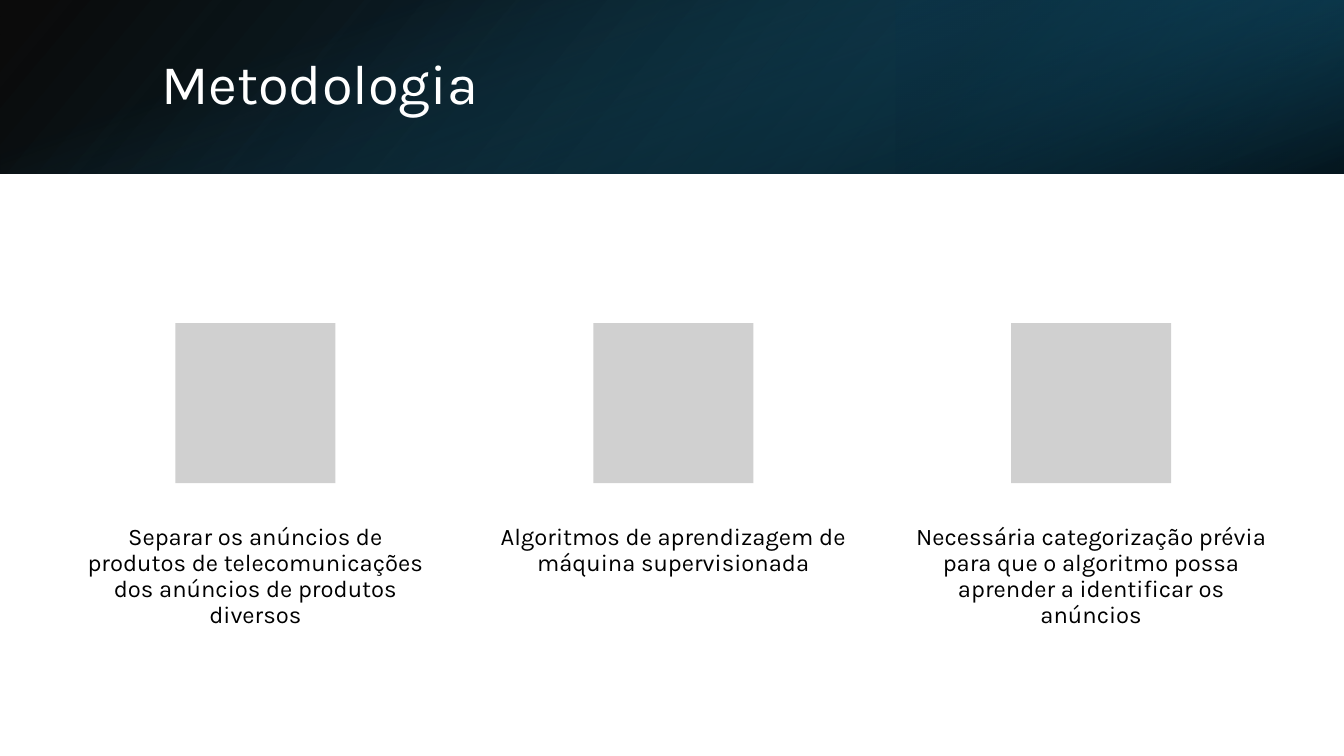
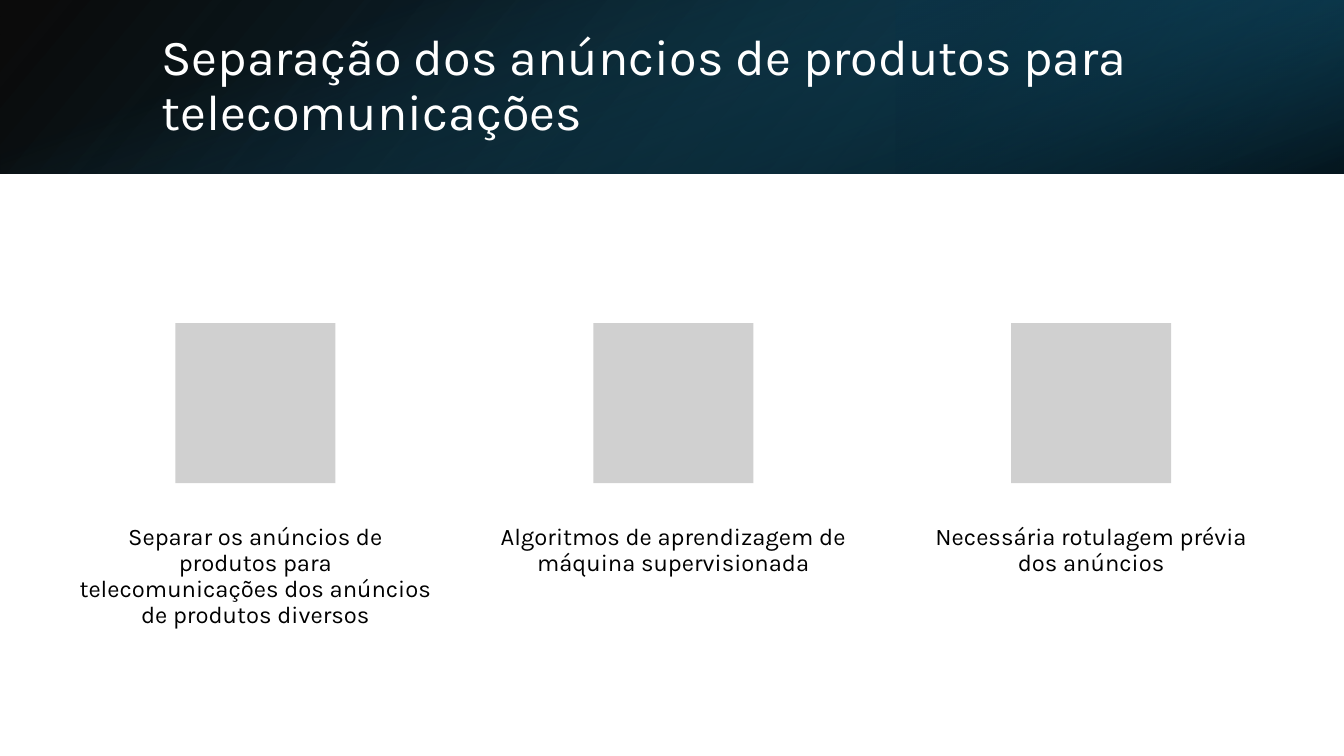
Before and after one commit to InovaFiscaliza/dados-pacp, a slide deck: slide 4 of sch/docs/Rotulagem de Anúncios.pptx. Drawn at 1344x756 pixels with LibreOffice and Linux fonts; fonts in the diff are those of the drawing; grey boxes stand for pictures. Boxes give left, top, right and bottom in pixels: in the first picture for what was removed or moved away, otherwise in the second. Text is boxed around its words. In the diff, an @@ line names an element or a change of style, - is before the commit and + after.

```diff
--- a/sch/docs/Rotulagem de Anúncios.pptx
+++ b/sch/docs/Rotulagem de Anúncios.pptx
@@ title at [161,36,1127,141]: text changed; size 40 to 36 pt @@
-Metodologia
+Separação dos anúncios de produtos para telecomunicações
@@ text at [80,527,431,629]: text changed @@
-Separar os anúncios de produtos de telecomunicações dos anúncios de produtos diversos
+Separar os anúncios de produtos para telecomunicações dos anúncios de produtos diversos
@@ text at [935,527,1247,572]: text changed @@
-Necessária categorização prévia para que o algoritmo possa aprender a identificar os anúncios
+Necessária rotulagem prévia dos anúncios
```
Also in this commit, not shown: 8 other slides changed, 4 slides added, 4 slides removed, 2 other files.
